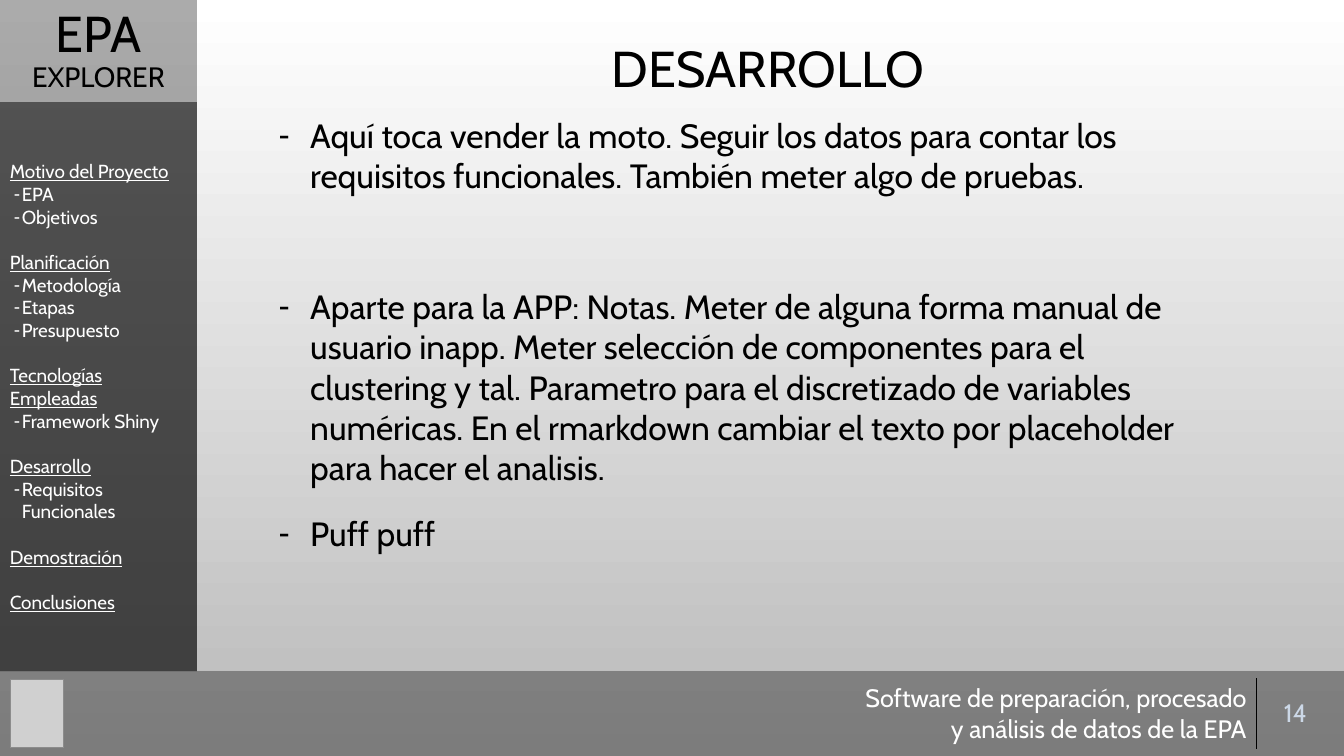
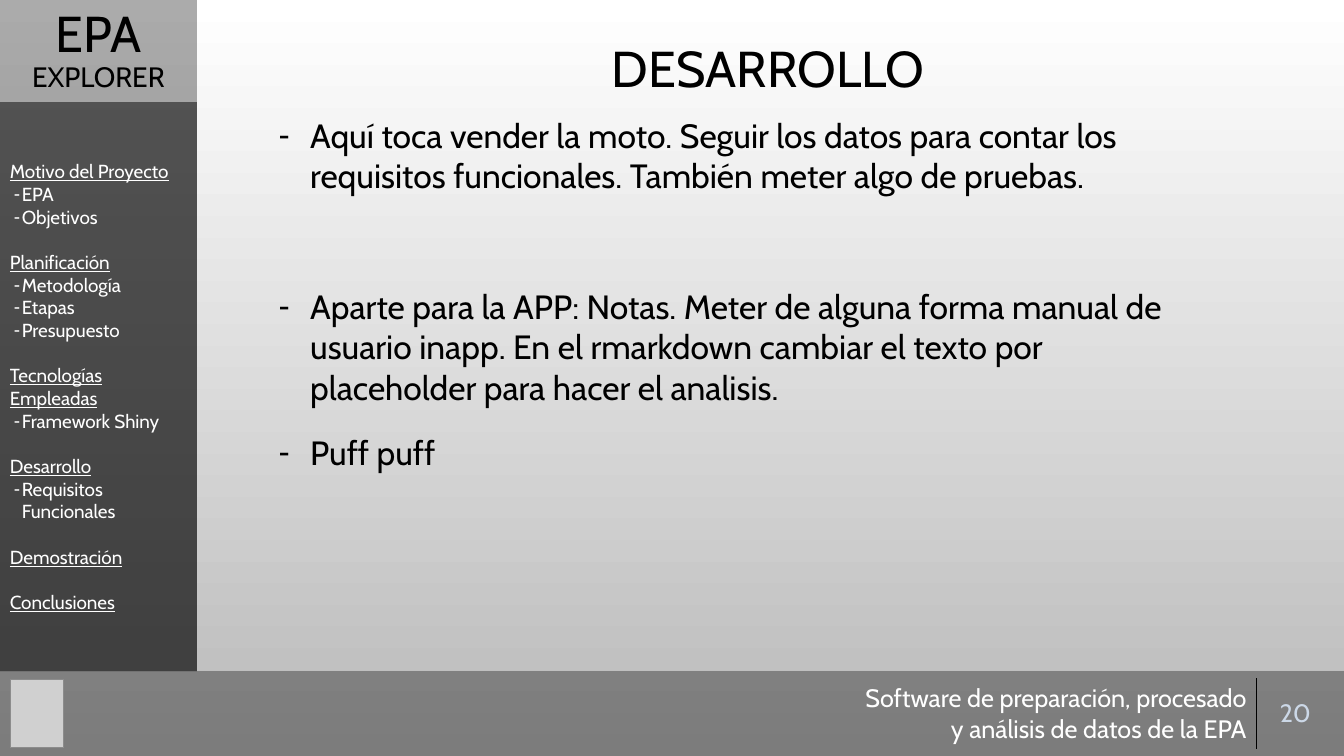
Before and after one commit to Gaulent/epa_explorer, a slide deck: slide 20 of mem/presentacion.pptx (slide 14 before the commit). Drawn at 1344x756 pixels with LibreOffice and Linux fonts; fonts in the diff are those of the drawing; grey boxes stand for pictures; background and template pictures are left out. Boxes give left, top, right and bottom in pixels: in the first picture for what was removed or moved away, otherwise in the second. Text is boxed around its words. In the diff, an @@ line names an element or a change of style, - is before the commit and + after.

```diff
--- a/mem/presentacion.pptx
+++ b/mem/presentacion.pptx
@@ text at (x1=310, y1=293, x2=1162, y2=408): text changed @@
-– Aparte para la APP: Notas. Meter de alguna forma manual de usuario inapp. Meter selección de componentes para el clustering y tal. Parametro para el discretizado de variables numéricas. En el rmarkdown cambiar el texto por placeholder para hacer el analisis.
+– Aparte para la APP: Notas. Meter de alguna forma manual de usuario inapp. En el rmarkdown cambiar el texto por placeholder para hacer el analisis.
@@ table at (x1=846, y1=679, x2=1335, y2=749) @@
-row 1, column 2: 14
+row 1, column 2: 20
```
Also in this commit, not shown: 11 other slides changed, 5 slides added.
